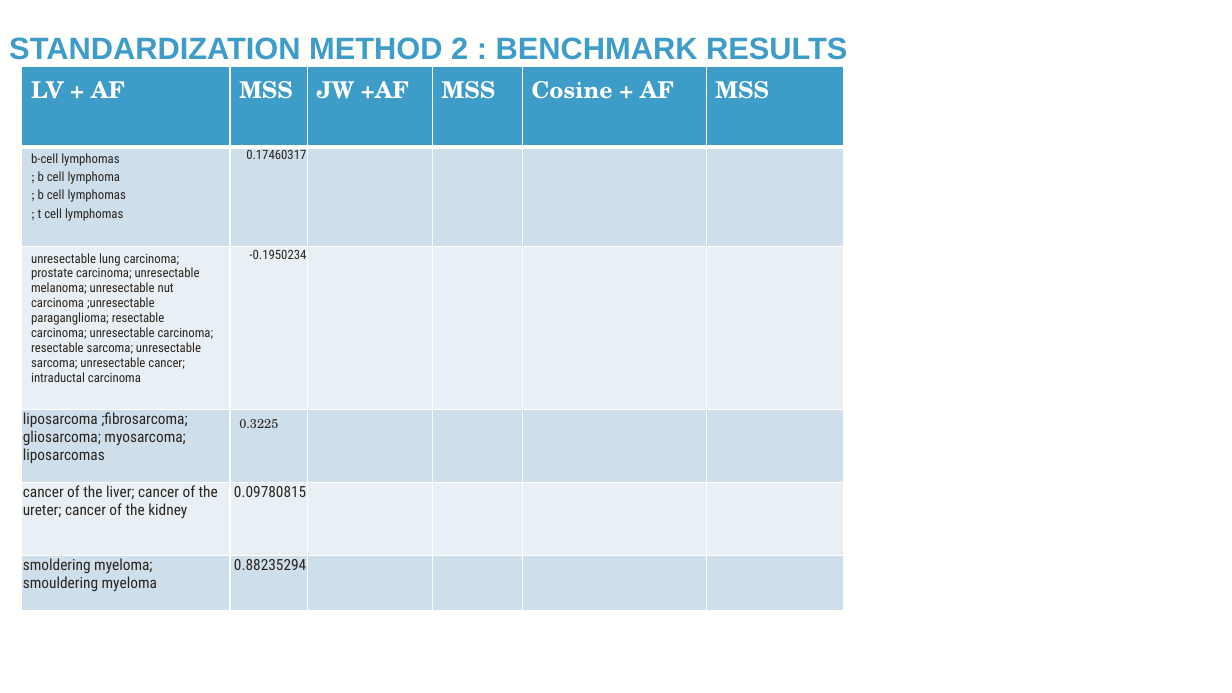
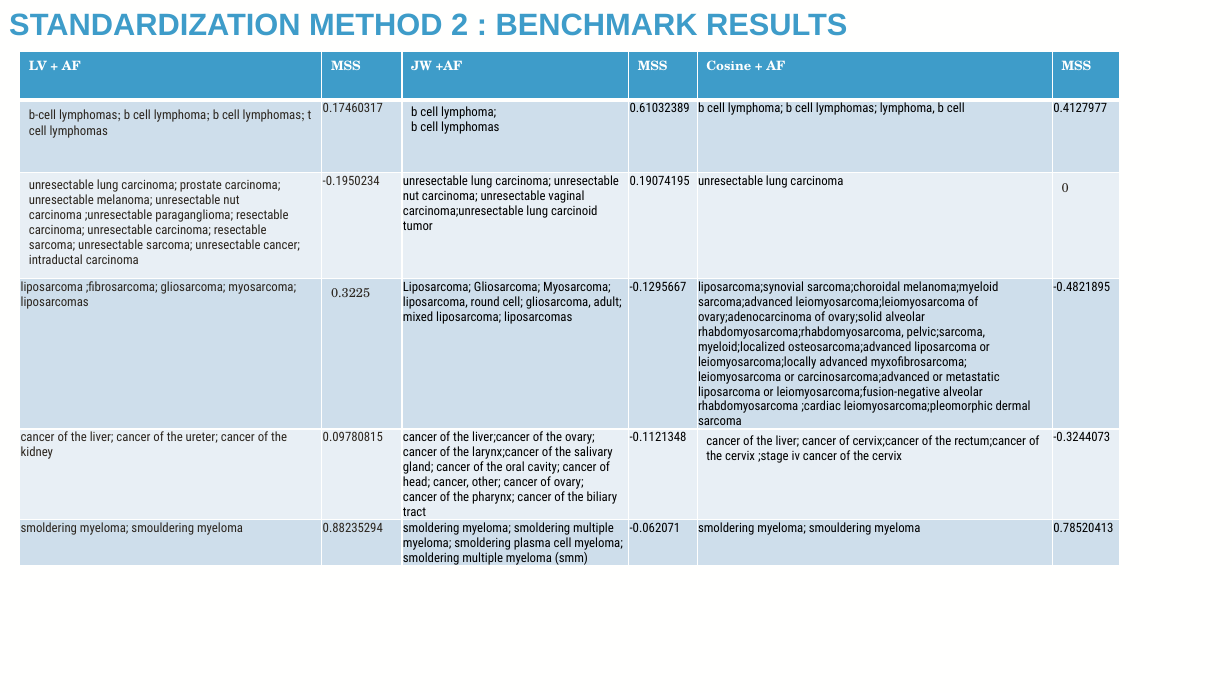
Before and after one commit to TaylorResearchLab/CANTOS, a slide deck: slide 18 of presentations/BIG_2024.pptx. Drawn at 1232x693 pixels with LibreOffice and Linux fonts; fonts in the diff are those of the drawing; background and template pictures are left out. Boxes give left, top, right and bottom in pixels: in the first picture for what was removed or moved away, otherwise in the second. Text is boxed around its words. In the diff, an @@ line names an element or a change of style, - is before the commit and + after.

Commit message:
adding method 2 benchmark

```diff
--- a/presentations/BIG_2024.pptx
+++ b/presentations/BIG_2024.pptx
@@ title "STANDARDIZATION METHOD 2 : BENCHMARK ...": place and size @@
-title "STANDARDIZATION METHOD 2 : BENCHMARK ..." at (9, 37, 847, 60)
+title "STANDARDIZATION METHOD 2 : BENCHMARK ..." at (9, 13, 847, 36)
@@ table at (19, 51, 1120, 581) @@
-row 2: b-cell lymphomas / ; b cell lymphoma / ; b cell lymphomas / ; t cell lymphomas | 0.17460317 |  |  |  | 
+row 2: b-cell lymphomas; b cell lymphoma; b cell lymphomas; t cell lymphomas | 0.17460317 | b cell lymphoma; / b cell lymphomas | 0.61032389 | b cell lymphoma; b cell lymphomas; lymphoma, b cell | 0.4127977
-row 3: unresectable lung carcinoma; prostate carcinoma; unresectable melanoma; unresectable nut carcinoma ;unresectable paraganglioma; resectable carcinoma; unresectable carcinoma; resectable sarcoma; unresectable sarcoma; unresectable cancer; intraductal carcinoma | -0.1950234 |  |  |  | 
+row 3: unresectable lung carcinoma; prostate carcinoma; unresectable melanoma; unresectable nut carcinoma ;unresectable paraganglioma; resectable carcinoma; unresectable carcinoma; resectable sarcoma; unresectable sarcoma; unresectable cancer; intraductal carcinoma | -0.1950234 | unresectable lung carcinoma; unresectable nut carcinoma; unresectable vaginal carcinoma;unresectable lung carcinoid tumor | 0.19074195 | unresectable lung carcinoma | 0
-row 4: liposarcoma ;fibrosarcoma; gliosarcoma; myosarcoma; liposarcomas | 0.3225 |  |  |  | 
+row 4: liposarcoma ;fibrosarcoma; gliosarcoma; myosarcoma; liposarcomas | 0.3225 | Liposarcoma; Gliosarcoma; Myosarcoma; liposarcoma, round cell; gliosarcoma, adult; mixed liposarcoma; liposarcomas | -0.1295667 | liposarcoma;synovial sarcoma;choroidal melanoma;myeloid sarcoma;advanced leiomyosarcoma;leiomyosarcoma of ovary;adenocarcinoma of ovary;solid alveolar rhabdomyosarcoma;rhabdomyosarcoma, pelvic;sarcoma, myeloid;localized osteosarcoma;advanced liposarcoma or leiomyosarcoma;locally advanced myxofibrosarcoma; leiomyosarcoma or carcinosarcoma;advanced or metastatic liposarcoma or leiomyosarcoma;fusion-negative alveolar rhabdomyosarcoma ;cardiac leiomyosarcoma;pleomorphic dermal sarcoma | -0.4821895
-row 5: cancer of the liver; cancer of the ureter; cancer of the kidney | 0.09780815 |  |  |  | 
+row 5: cancer of the liver; cancer of the ureter; cancer of the kidney | 0.09780815 | cancer of the liver;cancer of the ovary; / cancer of the larynx;cancer of the salivary gland; cancer of the oral cavity; cancer of head; cancer, other; cancer of ovary; / cancer of the pharynx; cancer of the biliary tract | -0.1121348 | cancer of the liver; cancer of cervix;cancer of the rectum;cancer of the cervix ;stage iv cancer of the cervix | -0.3244073
-row 6: smoldering myeloma; smouldering myeloma | 0.88235294 |  |  |  | 
+row 6: smoldering myeloma; smouldering myeloma | 0.88235294 | smoldering myeloma; smoldering multiple myeloma; smoldering plasma cell myeloma; smoldering multiple myeloma (smm) | -0.062071 | smoldering myeloma; smouldering myeloma | 0.78520413
@@ size 18 to 10 pt in "LV + AF", "MSS", "JW +AF", "MSS" and 2 more places @@
@@ size 12 to 10 pt in "liposarcoma ;fibrosarcoma; gliosarcoma; myosarcoma; liposarc ...", "cancer of the liver; cancer of the ...", "0.09780815", "smoldering myeloma; smouldering myeloma" and 1 more places @@
@@ alignment right to left @@
@@ table: place and size @@
-table at (22, 67, 843, 596)
+table at (19, 51, 1120, 581)
@@ table at (575, 298, 658, 441) @@
-row 8: 
-row 9: 
-row 10: 
-row 11: 
@@ table: place and size @@
-table at (501, 291, 731, 517)
+table at (575, 298, 658, 441)
```
